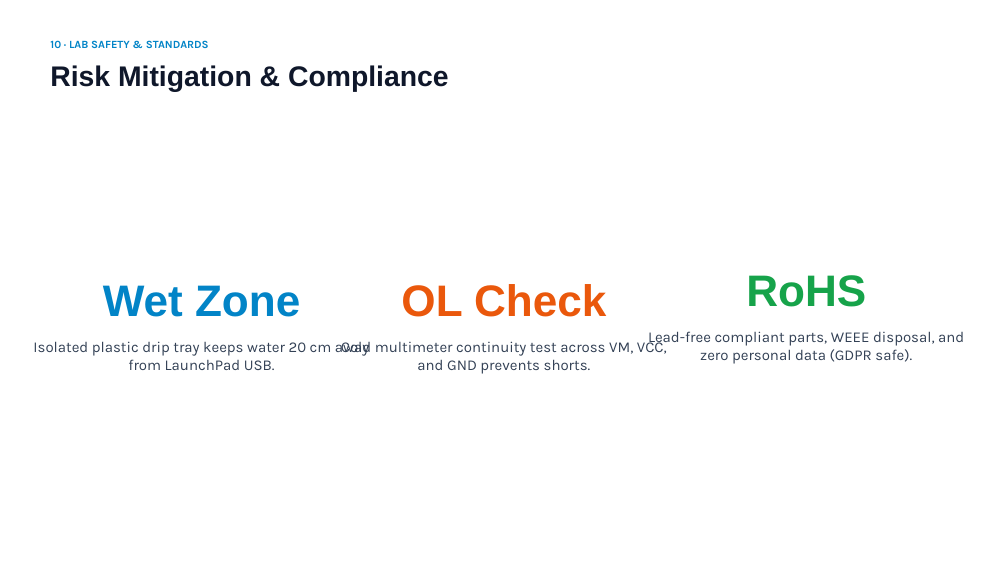
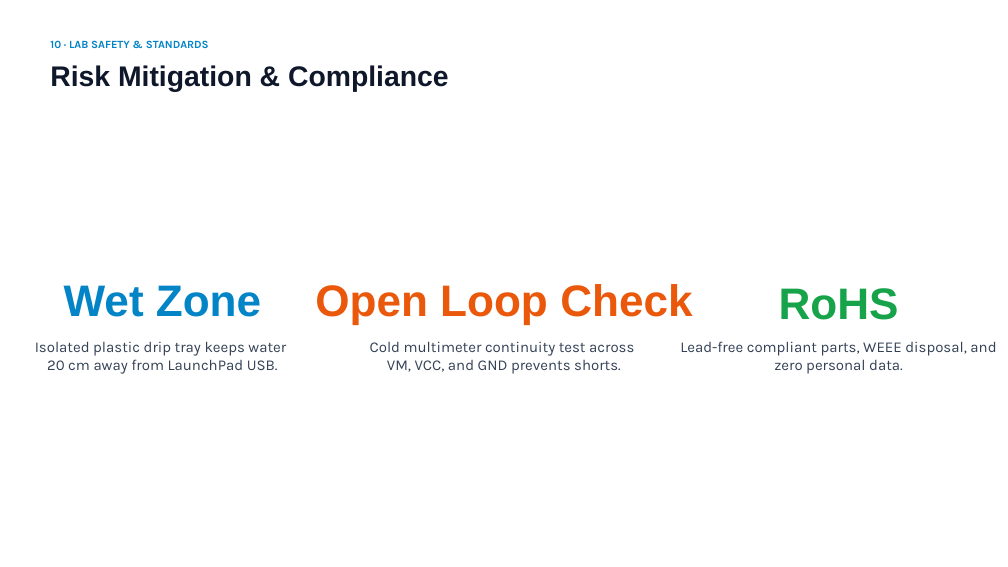
Before and after one commit to daviz04/L7_Project, a slide deck: slide 11 of Automated Liquid Cooling & Leak Detection Presentation.pptx. Drawn at 1008x567 pixels with LibreOffice and Linux fonts; fonts in the diff are those of the drawing. Boxes give left, top, right and bottom in pixels: in the first picture for what was removed or moved away, otherwise in the second. Text is boxed around its words. In the diff, an @@ line names an element or a change of style, - is before the commit and + after.

Commit message:
pp

```diff
--- a/Automated Liquid Cooling & Leak Detection Presentation.pptx
+++ b/Automated Liquid Cooling & Leak Detection Presentation.pptx
@@ text "Wet Zone": place and size @@
-text "Wet Zone" at [103, 285, 300, 317]
+text "Wet Zone" at [64, 285, 261, 317]
@@ text at [315, 284, 692, 324]: text changed @@
-OL Check
+Open Loop Check
@@ text "RoHS": place and size @@
-text "RoHS" at [746, 275, 866, 307]
+text "RoHS" at [779, 288, 899, 320]
@@ text at [35, 341, 286, 374]: text changed @@
-Isolated plastic drip tray keeps water 20 cm away from LaunchPad USB.
+Isolated plastic drip tray keeps water
+20 cm away from LaunchPad USB.
@@ text at [370, 341, 634, 374]: text changed @@
-Cold multimeter continuity test across VM, VCC, and GND prevents shorts.
+Cold multimeter continuity test across
+VM, VCC, and GND prevents shorts.
@@ text at [680, 341, 996, 374]: text changed @@
-Lead-free compliant parts, WEEE disposal, and zero personal data (GDPR safe).
+Lead-free compliant parts, WEEE disposal, and zero personal data.
```
Also in this commit, not shown: 9 other slides changed.
